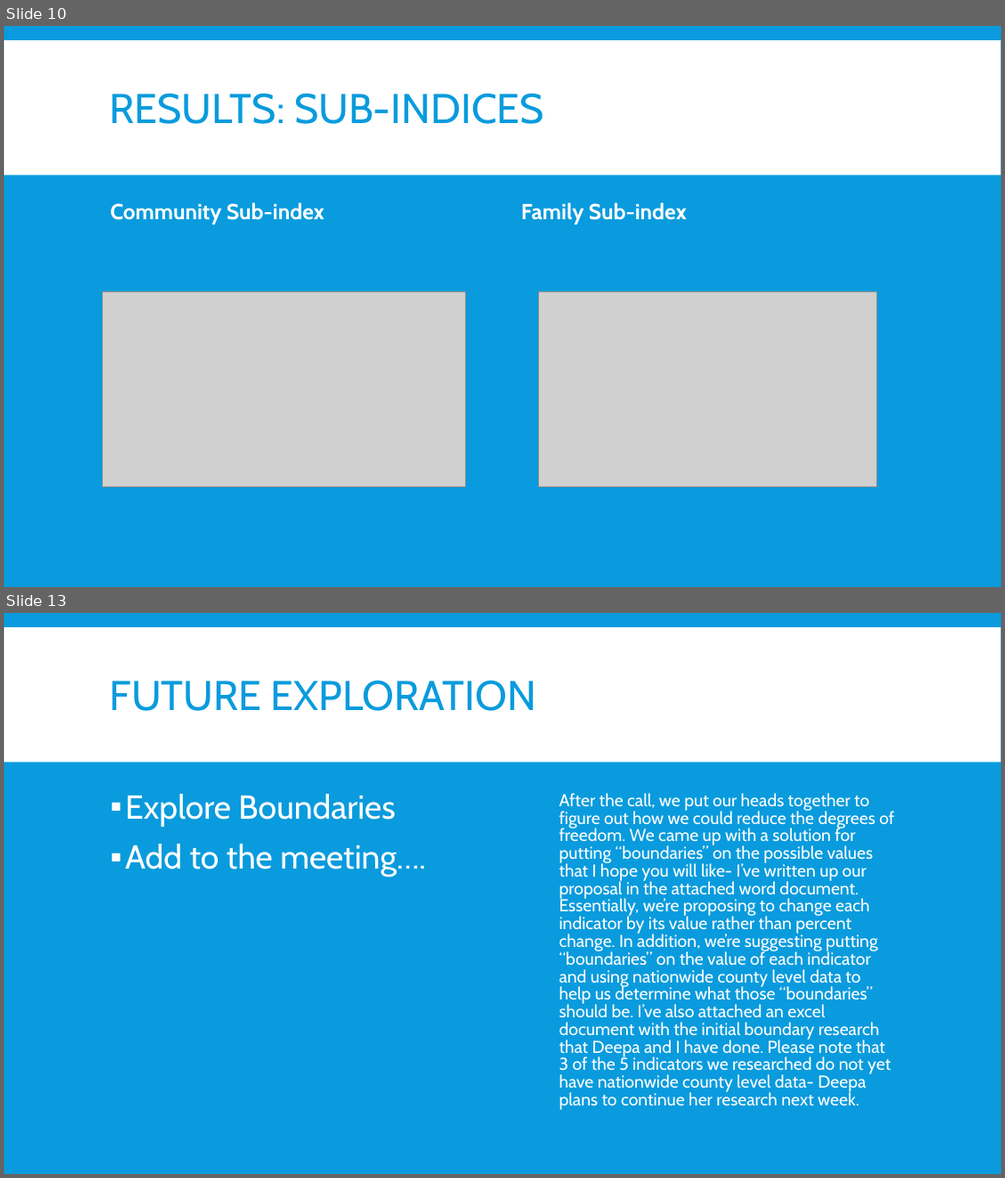
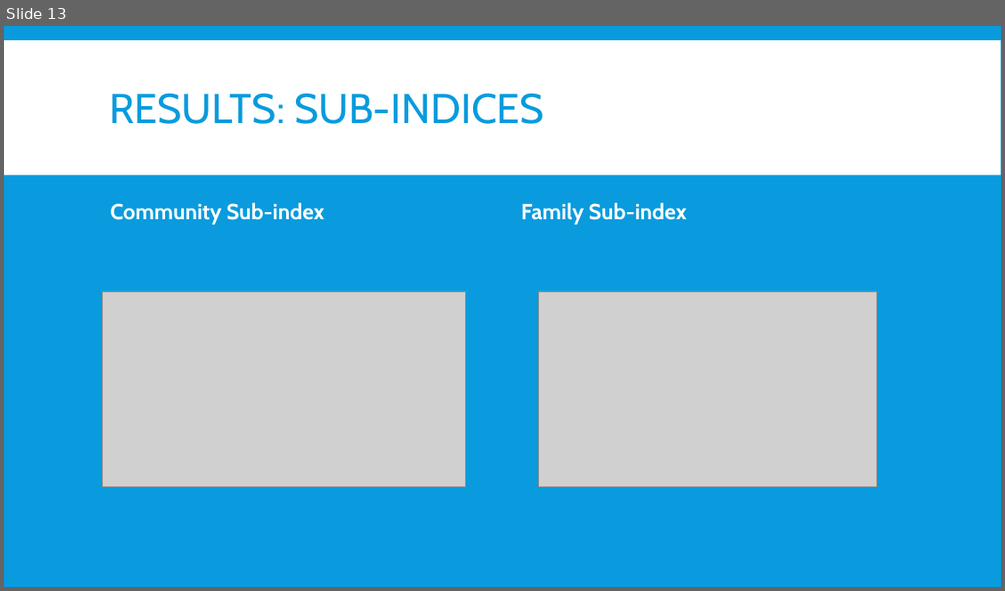
Before and after one commit to mlane3/unitedway, a slide deck: United Way.pptx. Shown one above the other, each under a label of ours: slides 10 and 13 before the commit, slide 13 after it; the slides between them are not shown. The pictures are 1005x1178 and 1005x591 pixels, drawn with LibreOffice and Linux fonts; fonts in the diff are those of the drawing; grey boxes stand for pictures. Boxes give left, top, right and bottom in pixels: in the first picture for what was removed or moved away, otherwise in the second. Text is boxed around its words. In the diff, an @@ line names an element or a change of style, - is before the commit and + after.

```diff
--- a/United Way.pptx
+++ b/United Way.pptx
@@ slide 13 removed at bbox=[4, 613, 1001, 1174], background #099BDD; not listed: 1 template element that a slide beside it also shows @@
@@ title removed at bbox=[110, 680, 536, 711] @@
-FUTURE EXPLORATION
@@ text removed at bbox=[125, 794, 426, 876] @@
-▪ Explore Boundaries
-▪ Add to the meeting….
@@ text removed at bbox=[559, 793, 894, 1110] @@
-After the call, we put our heads together to figure out how we could reduce the degrees of freedom. We came up with a solution for putting “boundaries” on the possible values that I hope you will like- I’ve written up our proposal in the attached word document. Essentially, we’re proposing to change each indicator by its value rather than percent change. In addition, we’re suggesting putting “boundaries” on the value of each indicator and using nationwide county level data to help us determine what those “boundaries” should be. I’ve also attached an excel document with the initial boundary research that Deepa and I have done. Please note that 3 of the 5 indicators we researched do not yet have nationwide county level data- Deepa plans to continue her research next week.
@@ what was slide 10 is now slide 13 @@
```
Also in this commit, not shown: 5 slides changed, 3 slides added, 1 other slide removed.
